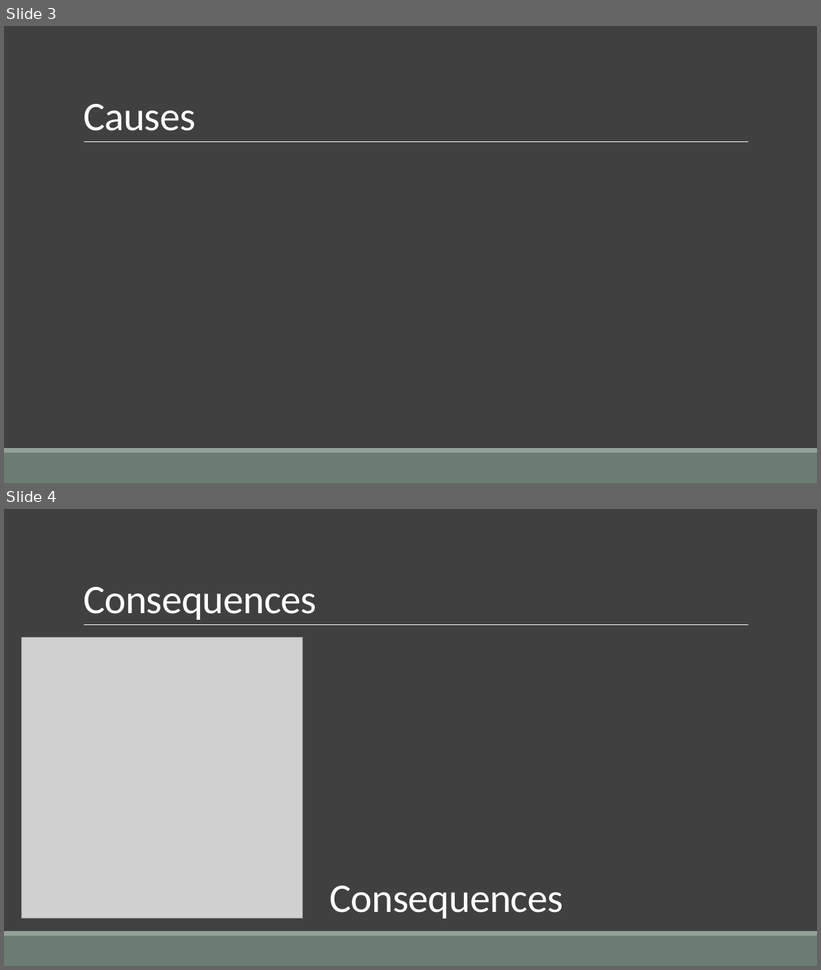
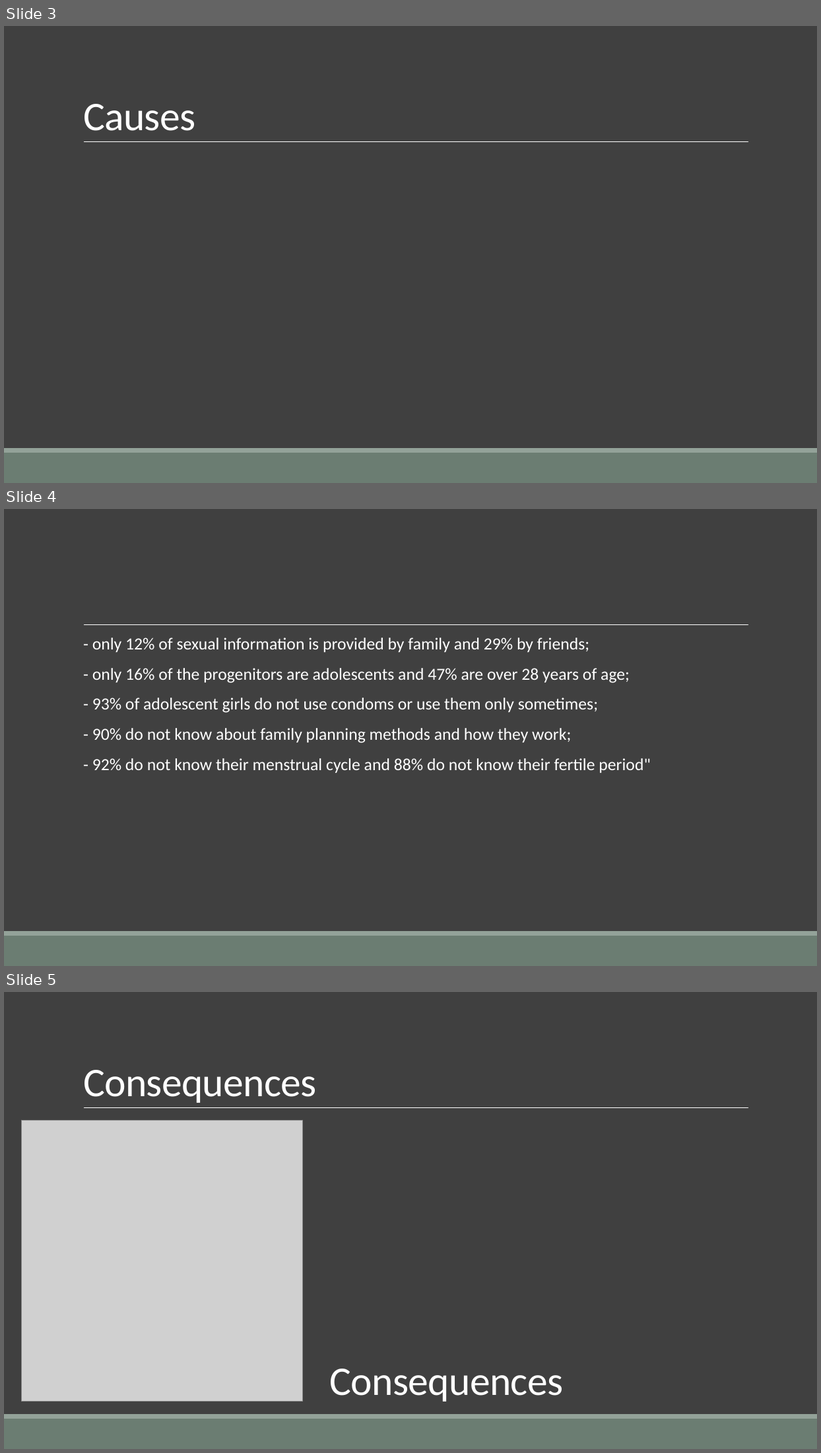
Before and after one commit to Maickery/Child_of_change, a slide deck: Result/Presentation.pptx. Shown one above the other, each under a label of ours: slides 3 and 4 before the commit, slides 3, 4 and 5 after it. The pictures are 821x970 and 821x1453 pixels, drawn with LibreOffice and Linux fonts; fonts in the diff are those of the drawing; grey boxes stand for pictures. Boxes give left, top, right and bottom in pixels: in the first picture for what was removed or moved away, otherwise in the second. Text is boxed around its words. In the diff, an @@ line names an element or a change of style, - is before the commit and + after.

```diff
--- a/Result/Presentation.pptx
+++ b/Result/Presentation.pptx
@@ slide 4 added at (4, 509, 817, 966), background #404040; not listed: 3 template elements that a slide beside it also shows @@
@@ text added at (92, 638, 650, 773), 20 pt, text #FFFFFF @@
+  - only 12% of sexual information is provided by family and 29% by friends;
+  - only 16% of the progenitors are adolescents and 47% are over 28 years of age;
+  - 93% of adolescent girls do not use condoms or use them only sometimes;
+  - 90% do not know about family planning methods and how they work;
+  - 92% do not know their menstrual cycle and 88% do not know their fertile period"
@@ what was slide 4 is now slide 5 @@
```
Also in this commit, not shown: 1 slide changed, 8 other files.
